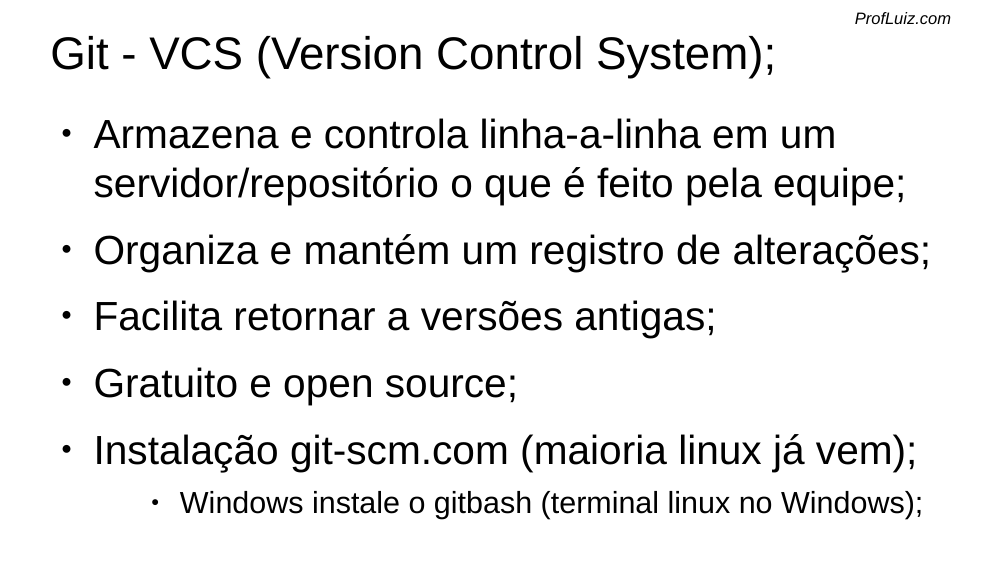
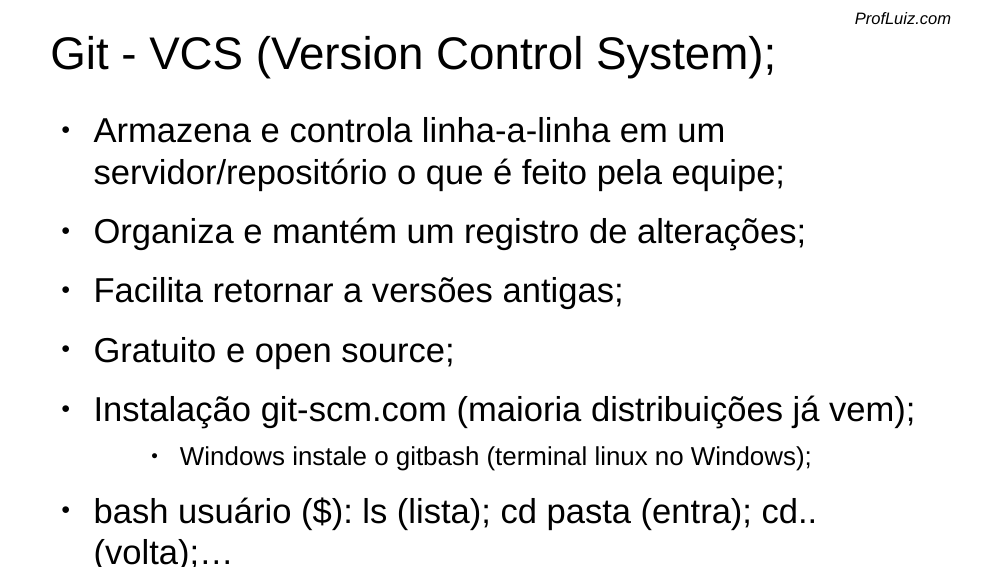
Before and after one commit to SenacSCST5/testes, a slide deck: slide 4 of git.odp. Drawn at 1008x567 pixels with LibreOffice and Linux fonts; fonts in the diff are those of the drawing; background and template pictures are left out. Boxes give left, top, right and bottom in pixels: in the first picture for what was removed or moved away, otherwise in the second. Text is boxed around its words. In the diff, an @@ line names an element or a change of style, - is before the commit and + after.

```diff
--- a/git.odp
+++ b/git.odp
@@ text at (94, 117, 812, 471): size 32 to 27.2 pt in "Armazena e controla linha-a-linha em um servidor/repositório ...", "Organiza e mantém um registro de alterações;", "Facilita retornar a versões antigas;", "Gratuito e open source;"; size 24 to 20.4 pt in "Windows instale o gitbash (terminal linux no ..." @@
@@ text at (94, 395, 915, 429): text changed; size 32 to 27.2 pt @@
-● Instalação git-scm.com (maioria linux já vem);
+● Instalação git-scm.com (maioria distribuições já vem);
@@ text at (94, 497, 818, 530): paragraph added @@
+● bash usuário ($): ls (lista); cd pasta (entra); cd.. (volta);…
```
Also in this commit, not shown: 6 other slides changed, 3 slides added, 11 slides removed.
